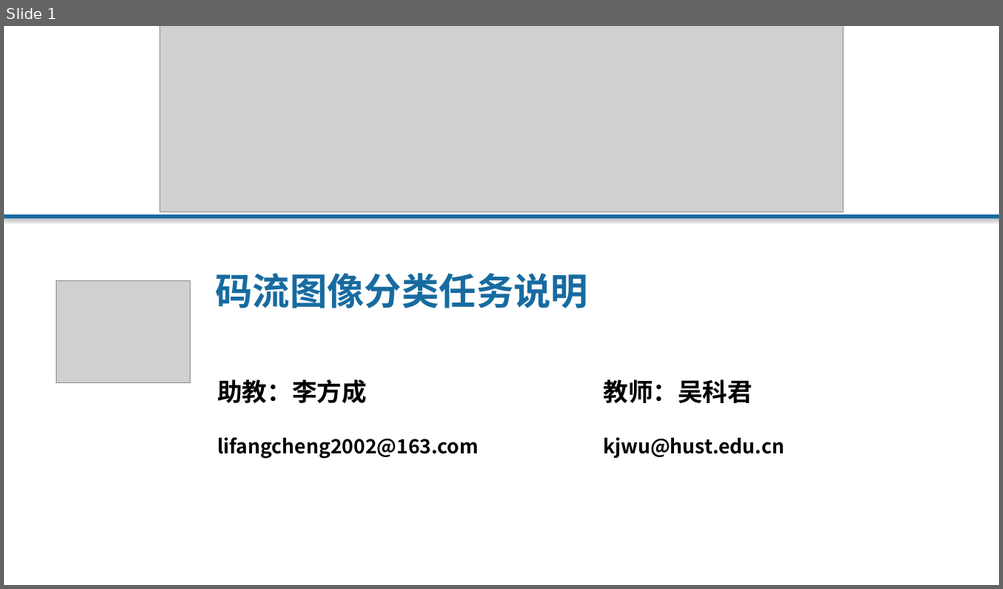
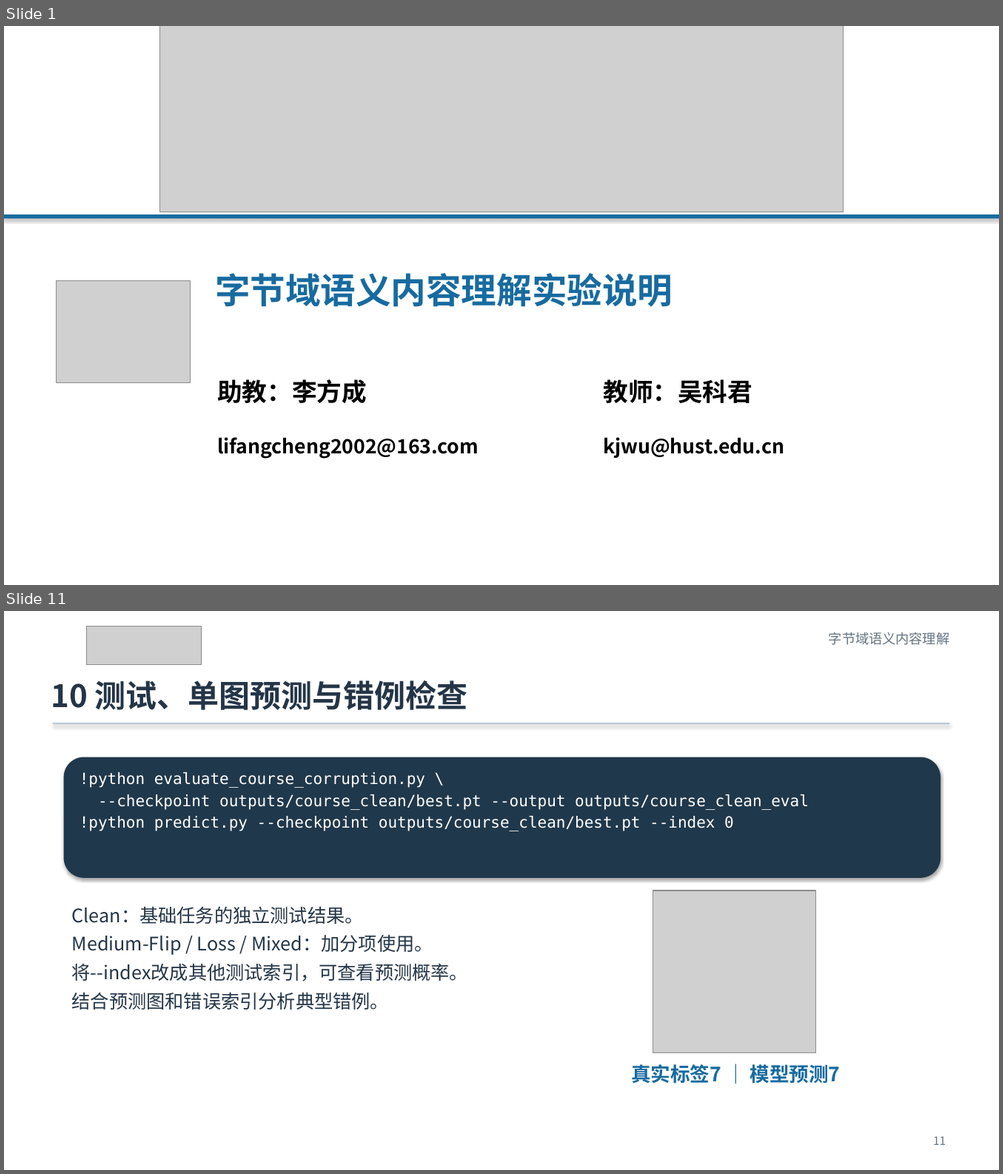
Before and after one commit to Franklin-L/byteformer-mnist-course, a slide deck: docs/ByteFormer_MNIST_零基础实验课.pptx. Shown one above the other, each under a label of ours: slide 1 before the commit, slides 1 and 11 after it; the slides between them are not shown. The pictures are 1003x589 and 1003x1174 pixels, drawn with LibreOffice and Linux fonts; fonts in the diff are those of the drawing; grey boxes stand for pictures. Boxes give left, top, right and bottom in pixels: in the first picture for what was removed or moved away, otherwise in the second. Text is boxed around its words. In the diff, an @@ line names an element or a change of style, - is before the commit and + after.

Commit message:
Revise course deck and corrupted-stream bonus task

```diff
--- a/docs/ByteFormer_MNIST_零基础实验课.pptx
+++ b/docs/ByteFormer_MNIST_零基础实验课.pptx
@@ slide 11 added at (4, 611, 999, 1170), background #FFFFFF @@
@@ picture added at (87, 626, 202, 665) @@
@@ text added at (828, 632, 949, 645), 13 pt, text #647483 @@
+字节域语义内容理解
@@ text added at (51, 681, 468, 710), 30 pt, text #243547, bold @@
+10 测试、单图预测与错例检查
@@ rectangle added at (53, 723, 949, 724), fill #BACBD7 @@
@@ rounded rectangle added at (64, 758, 940, 878), fill #20384B @@
@@ text added at (79, 772, 808, 832), 15 pt, text #FFFFFF @@
+!python evaluate_course_corruption.py \
+--checkpoint outputs/course_clean/best.pt --output outputs/course_clean_eval
+!python predict.py --checkpoint outputs/course_clean/best.pt --index 0
@@ picture added at (653, 891, 816, 1054) @@
@@ text added at (72, 906, 468, 1010), 18 pt, text #243547 @@
+Clean：基础任务的独立测试结果。
+Medium-Flip / Loss / Mixed：加分项使用。
+将--index改成其他测试索引，可查看预测概率。
+结合预测图和错误索引分析典型错例。
@@ text added at (631, 1065, 840, 1084), 19 pt, text #176BA0, bold @@
+真实标签7 ｜ 模型预测7
@@ text added at (933, 1136, 945, 1145), 11 pt, text #647483 @@
+11
@@ slide 1 changed as well @@
@@ text at (215, 273, 672, 307): text changed; size 36 to 34 pt @@
-码流图像分类任务说明
+字节域语义内容理解实验说明
```
Also in this commit, not shown: 6 other slides changed, 8 other slides added, 9 slides removed, 9 other files.
